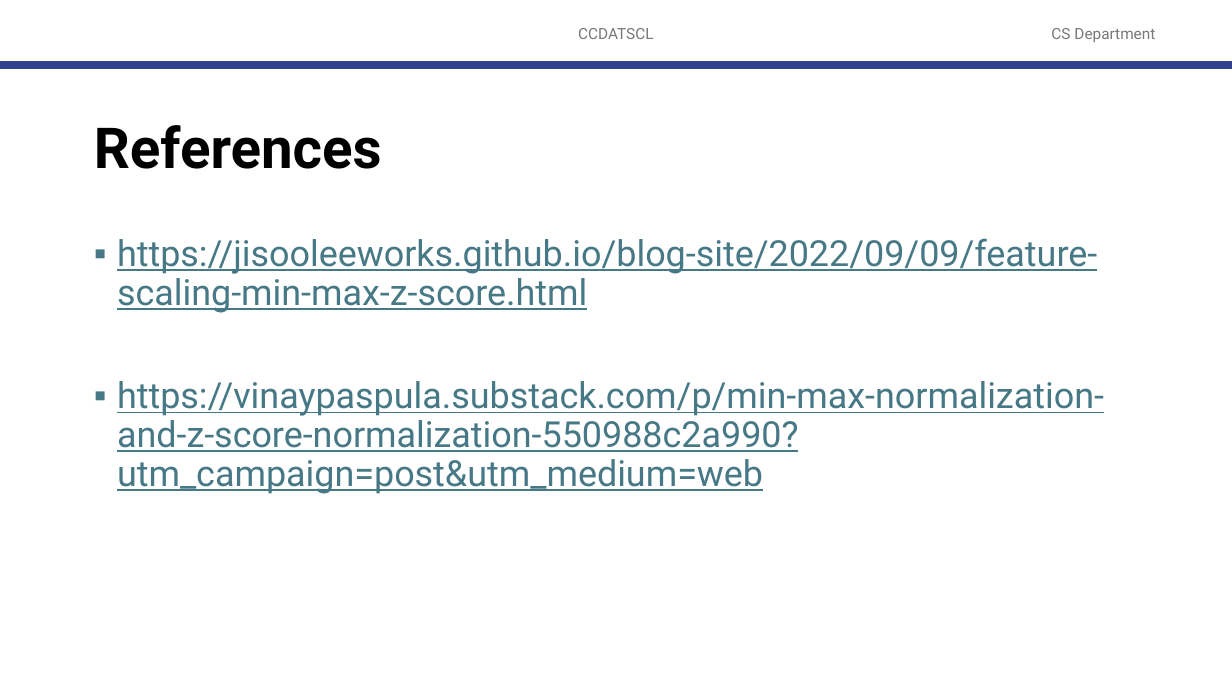
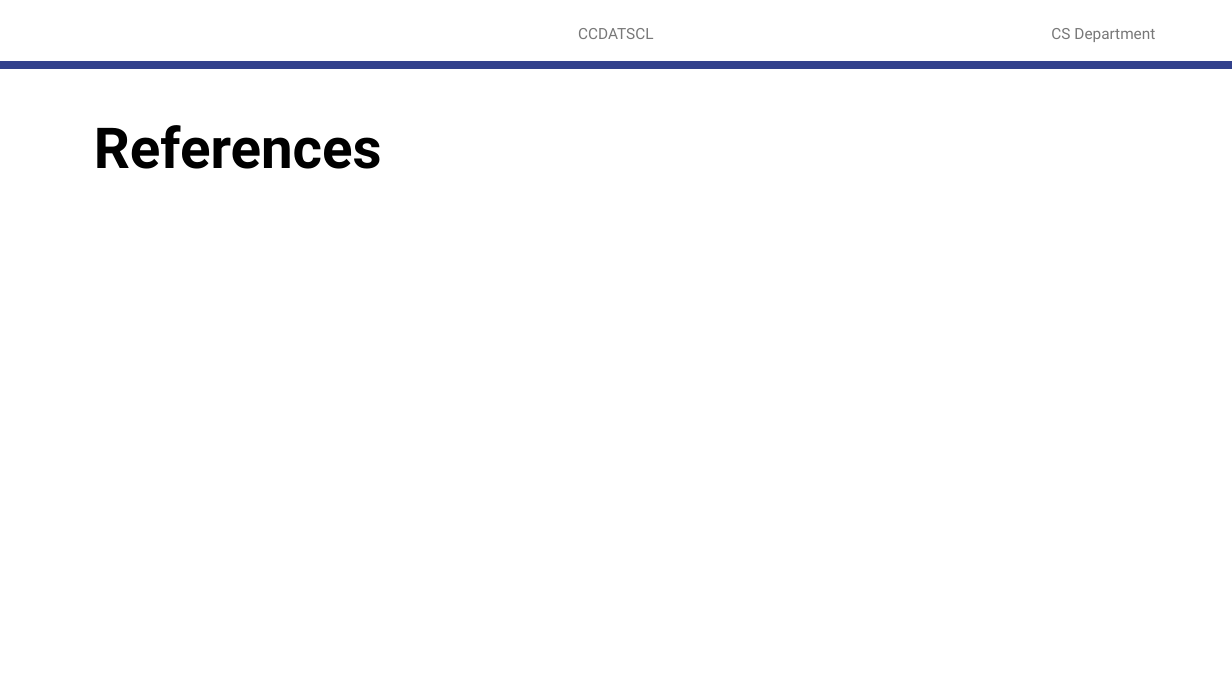
Before and after one commit to robitussin/CCDATS1L, a slide deck: slide 56 of 6-7 - Exploratory Data Analysis/Introduction to Exploratory Data Analysis.pptx. Drawn at 1232x693 pixels with LibreOffice and Linux fonts; fonts in the diff are those of the drawing; background and template pictures are left out. Boxes give left, top, right and bottom in pixels: in the first picture for what was removed or moved away, otherwise in the second. Text is boxed around its words. In the diff, an @@ line names an element or a change of style, - is before the commit and + after.

```diff
--- a/6-7 - Exploratory Data Analysis/Introduction to Exploratory Data Analysis.pptx
+++ b/6-7 - Exploratory Data Analysis/Introduction to Exploratory Data Analysis.pptx
@@ text removed at (117,238,1104,494) @@
-▪ https://jisooleeworks.github.io/blog-site/2022/09/09/feature-scaling-min-max-z-score.html
-▪ https://vinaypaspula.substack.com/p/min-max-normalization-and-z-score-normalization-550988c2a990?utm_campaign=post&utm_medium=web
```
Also in this commit, not shown: 9 other files.
